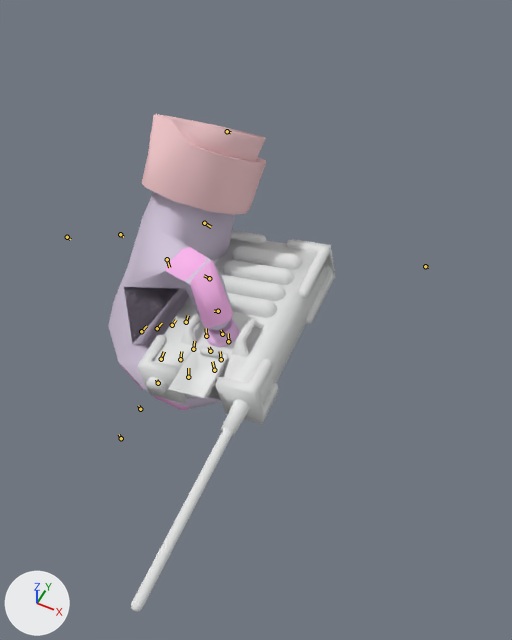
What one commit did to the Blender file models/BlenderFiles/satchel_radio.blend.
Rendered twice from a 50 mm lens placed at (6.81, -11.8, 15.03), pointed at (0.74, 0.35, -0.15). The axes (+X, +Y, +Z) are drawn at lower left. The lights are the same throughout. Both versions are drawn at frame 0 of the action 'fidget1'; the numbers are the values there. The bones that bend it are drawn over the model as lines.

Names of what the first picture shows: 'v_satchel_radio_satchel_radio_detonator', 'v_satchel_v_gordon_hands_reference'.
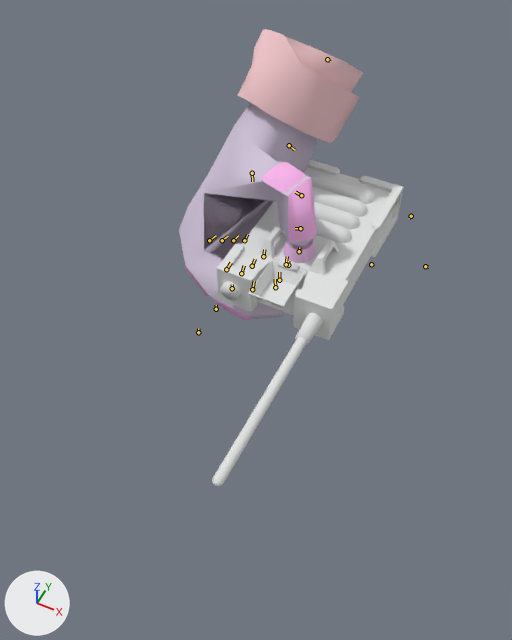
Commit message: Updated Satchel Radio BLEND file

Edits to the bpy script that builds the scene:
```text
Change bone_bip01_pelvis:
    where bone_bip01_pelvis = bpy.data.objects['v_satchel_radio.qc_skeleton'].pose.bones['Bip01 Pelvis']  # child of 'Bip01'
    bone_bip01_pelvis.location: (23.63, -26.1, -0.31) -> (25.03, -23.26, -2.57)
    bone_bip01_pelvis.rotation_euler: (0.0, 0.0, 1.344) -> (0.175, 0.0175, 1.379)  # degrees (0, 0, 77) -> degrees (10, 1, 79)
```

Boxes [x1, y1, x2, y2] around the edits, measured in the pictures (512 x 640 px):
'v_satchel_v_gordon_hands_reference', posed (17% wider): before [109, 114, 266, 410]; after [179, 29, 363, 320]
'v_satchel_radio_satchel_radio_detonator', posed (6% narrower, 14% shorter): before [131, 231, 335, 612]; after [212, 160, 403, 487]
